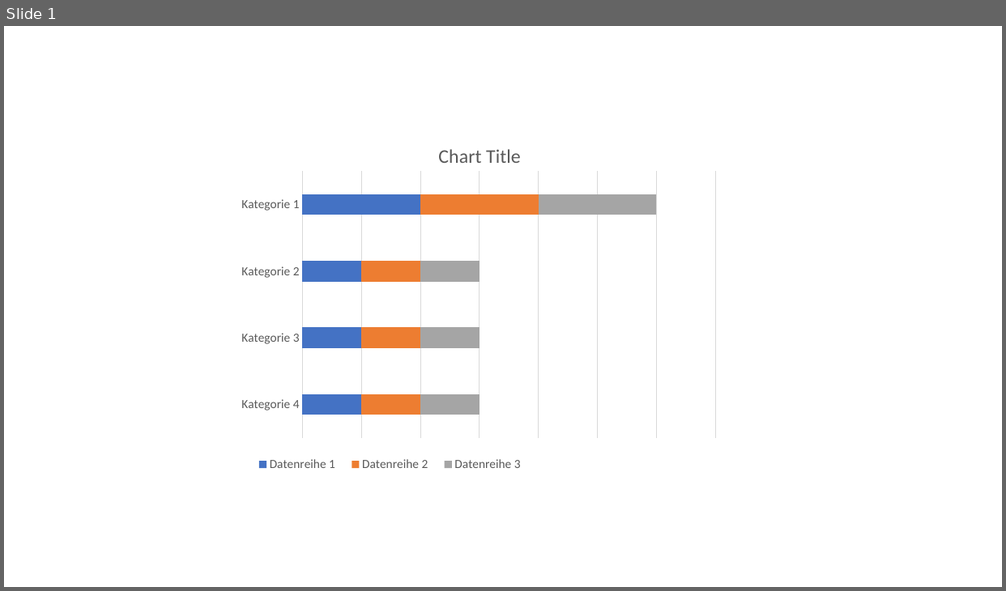
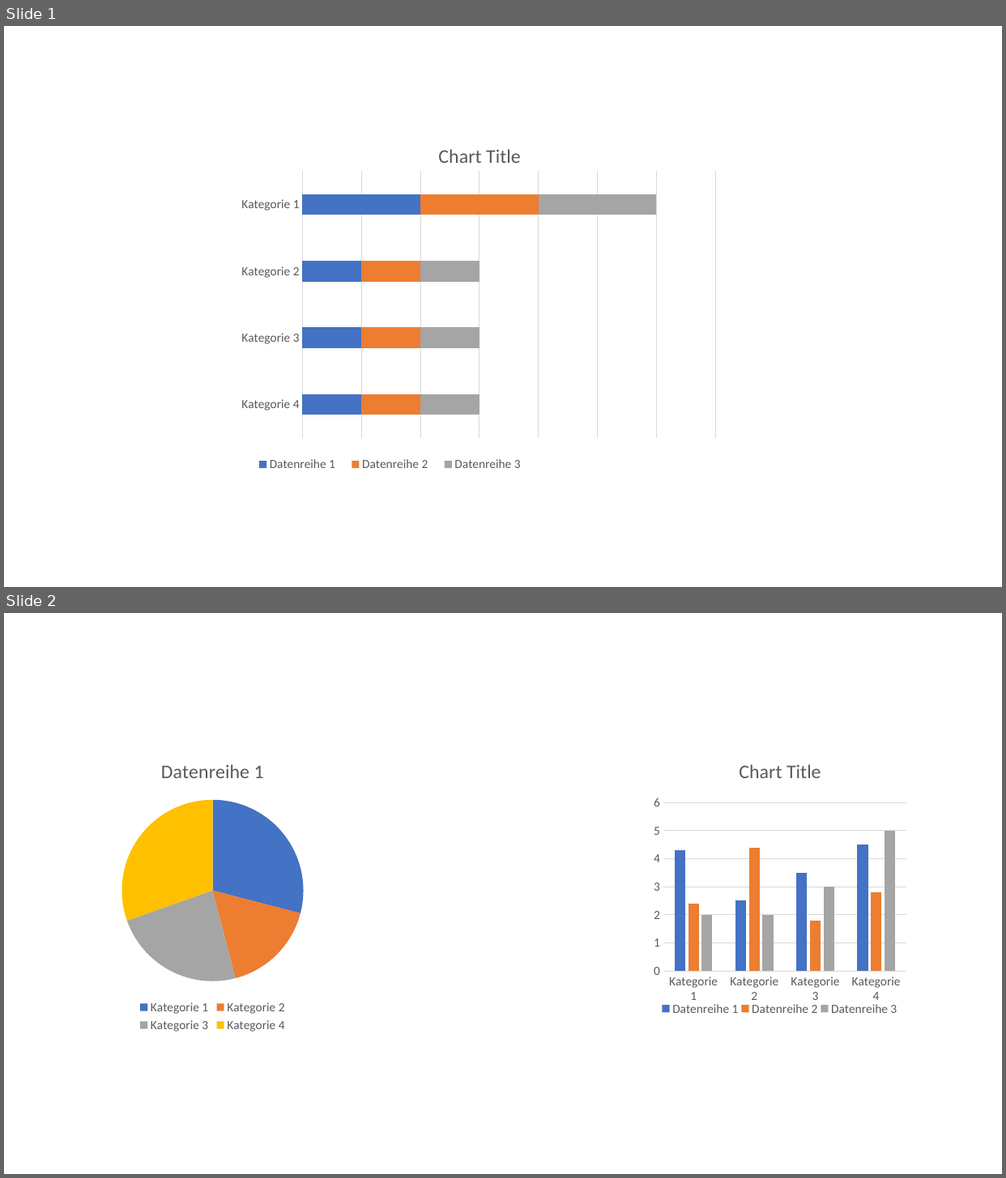
Before and after one commit to singerla/pptx-automizer, a slide deck: __tests__/pptx-templates/SlideWithCharts.pptx. Shown one above the other, each under a label of ours: slide 1 before the commit, slides 1 and 2 after it. The pictures are 1006x591 and 1006x1178 pixels, drawn with LibreOffice and Linux fonts; fonts in the diff are those of the drawing. Boxes give left, top, right and bottom in pixels: in the first picture for what was removed or moved away, otherwise in the second. Text is boxed around its words. In the diff, an @@ line names an element or a change of style, - is before the commit and + after.

```diff
--- a/__tests__/pptx-templates/SlideWithCharts.pptx
+++ b/__tests__/pptx-templates/SlideWithCharts.pptx
@@ slide 2 added at box(4, 613, 1002, 1174), background #FFFFFF @@
@@ pie chart added at box(81, 744, 345, 1036) @@
+categories: Kategorie 1, Kategorie 2, Kategorie 3, Kategorie 4
+Series 1: 29, 17, 24, 30
+Series 2: 21, 39, 16, 25
+Series 3: 17, 17, 25, 42
@@ column chart added at box(649, 744, 912, 1036) @@
+categories: Kategorie 1, Kategorie 2, Kategorie 3, Kategorie 4
+Datenreihe 1: 4.3, 2.5, 3.5, 4.5
+Datenreihe 2: 2.4, 4.4, 1.8, 2.8
+Datenreihe 3: 2, 2, 3, 5
```
Also in this commit, not shown: 9 other files.
